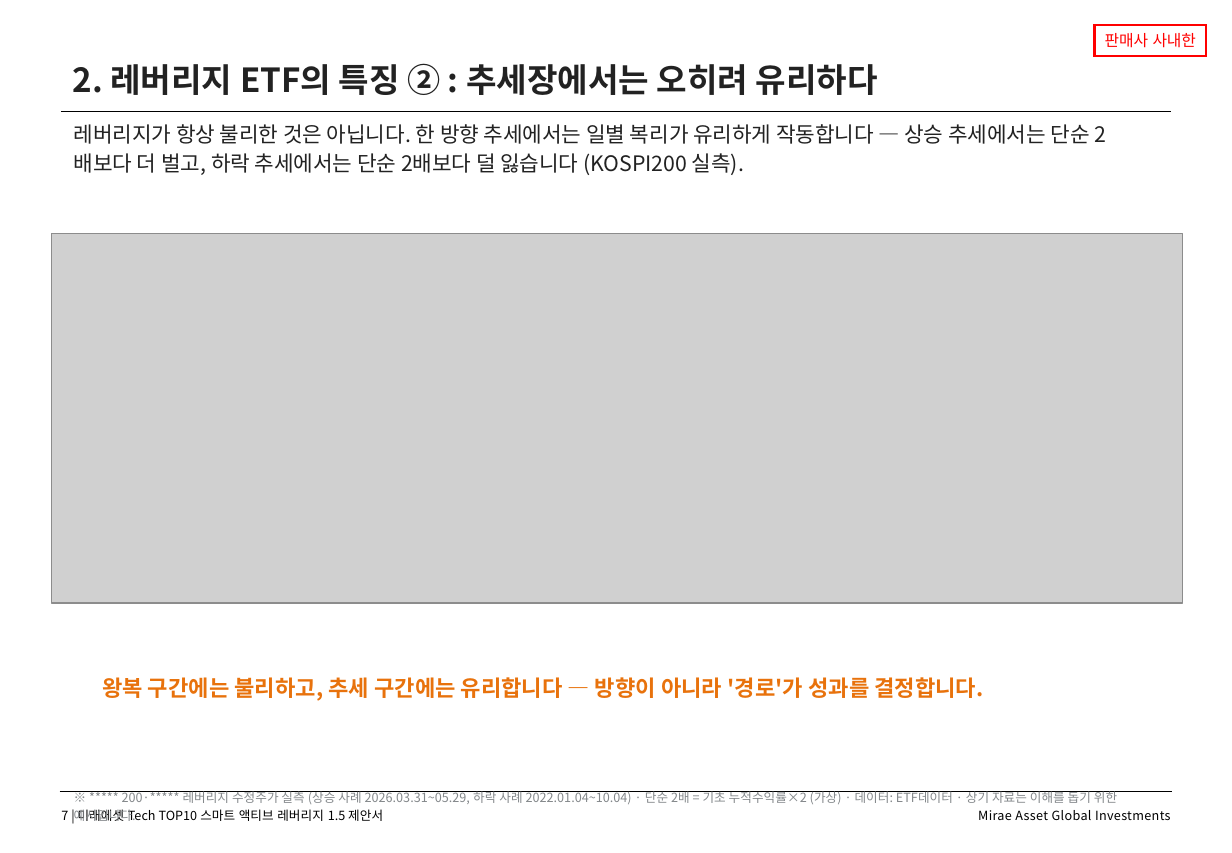
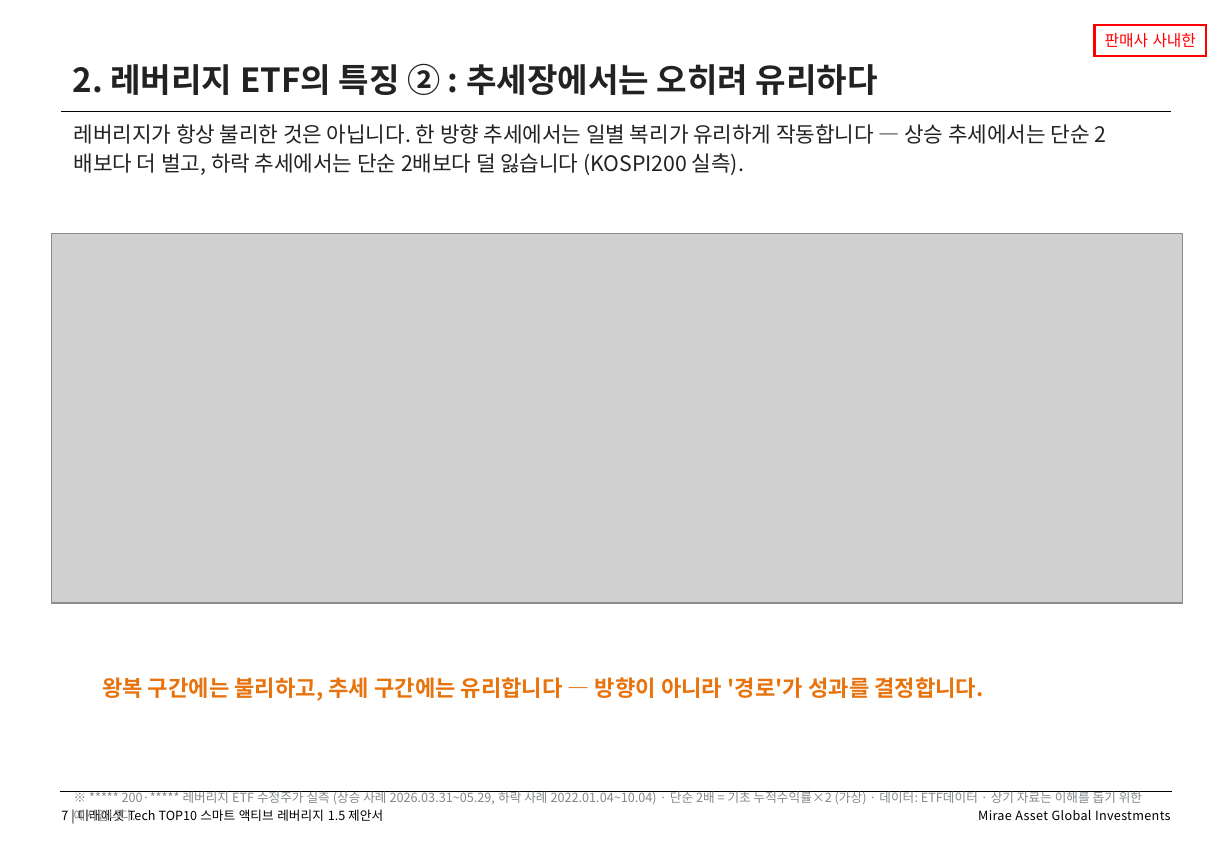
Before and after one commit to gamer383-bit/Volatility-Fund, a slide deck: slide 7 of 제안서/Tech_TOP10_스마트액티브레버리지15_v1_20260812.pptx. Drawn at 1232x853 pixels with LibreOffice and Linux fonts; fonts in the diff are those of the drawing; grey boxes stand for pictures. Boxes give left, top, right and bottom in pixels: in the first picture for what was removed or moved away, otherwise in the second. Text is boxed around its words. In the diff, an @@ line names an element or a change of style, - is before the commit and + after.

```diff
--- a/제안서/Tech_TOP10_스마트액티브레버리지15_v1_20260812.pptx
+++ b/제안서/Tech_TOP10_스마트액티브레버리지15_v1_20260812.pptx
@@ text at (x1=74, y1=791, x2=1142, y2=821): text changed @@
-※ ***** 200·***** 레버리지 수정주가 실측 (상승 사례 2026.03.31~05.29, 하락 사례 2022.01.04~10.04) · 단순 2배 = 기초 누적수익률×2 (가상) · 데이터: ETF데이터 · 상기 자료는 이해를 돕기 위한 예시입니다.
+※ ***** 200·***** 레버리지 ETF 수정주가 실측 (상승 사례 2026.03.31~05.29, 하락 사례 2022.01.04~10.04) · 단순 2배 = 기초 누적수익률×2 (가상) · 데이터: ETF데이터 · 상기 자료는 이해를 돕기 위한 예시입니다.
```
Also in this commit, not shown: 2 other slides changed, 5 other files.
